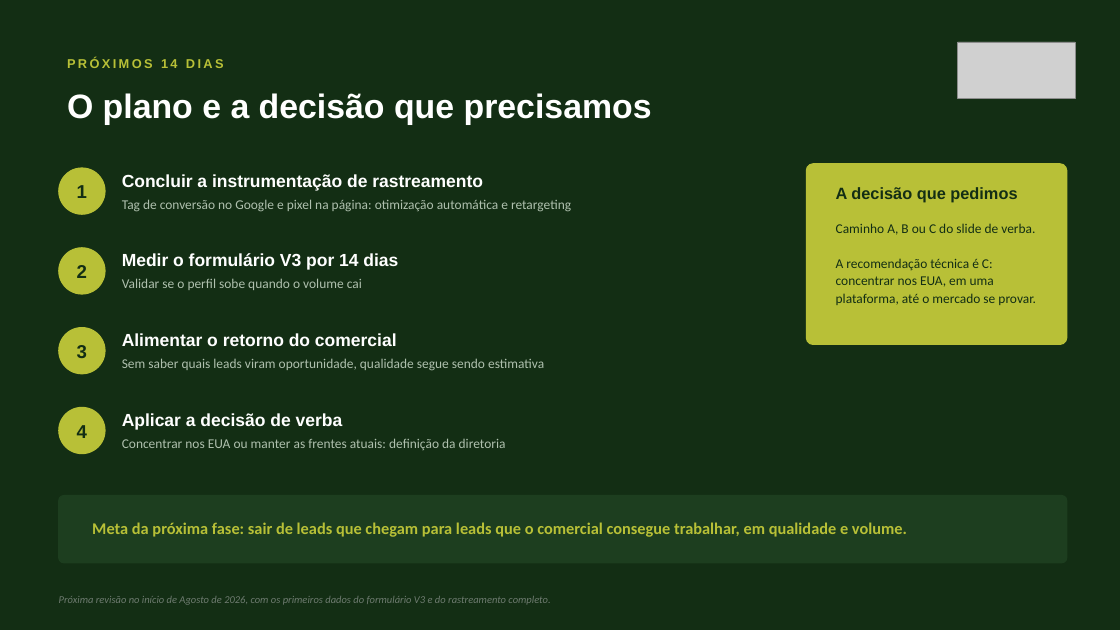
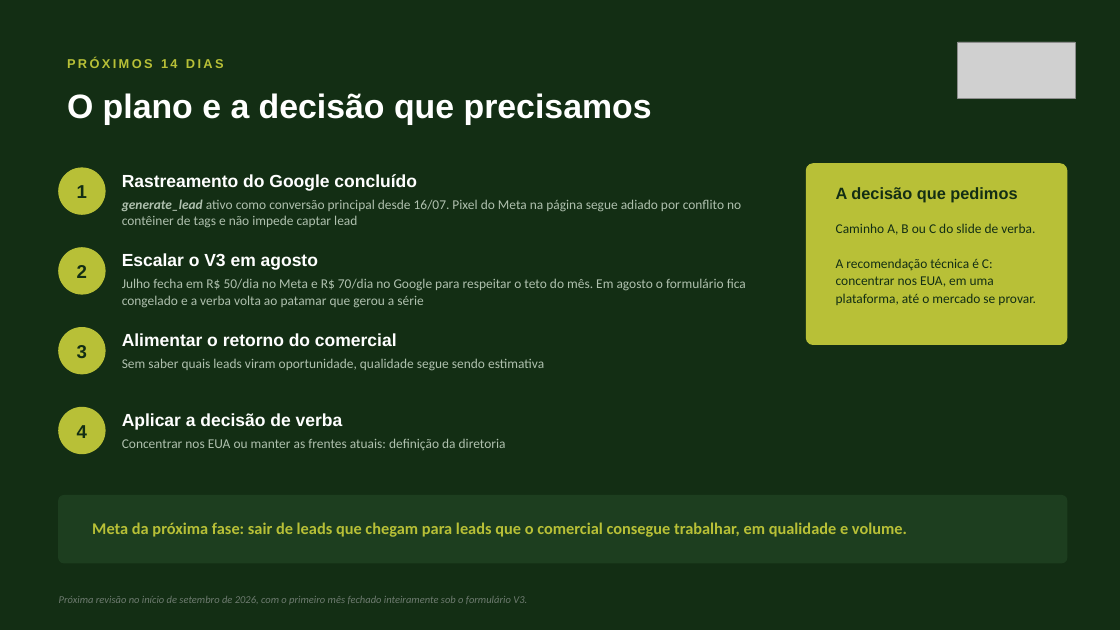
Before and after one commit to gpr25/arqOS, a slide deck: slide 7 of Triunfo do Brasil/marketing/relatorios/triunfo-resultados-julho.pptx. Drawn at 1120x630 pixels with LibreOffice and Linux fonts; fonts in the diff are those of the drawing; grey boxes stand for pictures. Boxes give left, top, right and bottom in pixels: in the first picture for what was removed or moved away, otherwise in the second. Text is boxed around its words. In the diff, an @@ line names an element or a change of style, - is before the commit and + after.

```diff
--- a/Triunfo do Brasil/marketing/relatorios/triunfo-resultados-julho.pptx
+++ b/Triunfo do Brasil/marketing/relatorios/triunfo-resultados-julho.pptx
@@ text at (122, 174, 417, 191): text changed @@
-Concluir a instrumentação de rastreamento
+Rastreamento do Google concluído
@@ text at (122, 199, 741, 228): text changed @@
-Tag de conversão no Google e pixel na página: otimização automática e retargeting
+generate_lead ativo como conversão principal desde 16/07. Pixel do Meta na página segue adiado por conflito no contêiner de tags e não impede captar lead
@@ text at (122, 253, 318, 270): text changed @@
-Medir o formulário V3 por 14 dias
+Escalar o V3 em agosto
@@ text at (122, 278, 746, 308): text changed @@
-Validar se o perfil sobe quando o volume cai
+Julho fecha em R$ 50/dia no Meta e R$ 70/dia no Google para respeitar o teto do mês. Em agosto o formulário fica congelado e a verba volta ao patamar que gerou a série
@@ text at (59, 596, 527, 605): text changed @@
-Próxima revisão no início de Agosto de 2026, com os primeiros dados do formulário V3 e do rastreamento completo.
+Próxima revisão no início de setembro de 2026, com o primeiro mês fechado inteiramente sob o formulário V3.
```
Also in this commit, not shown: 6 other slides changed, 38 other files.
